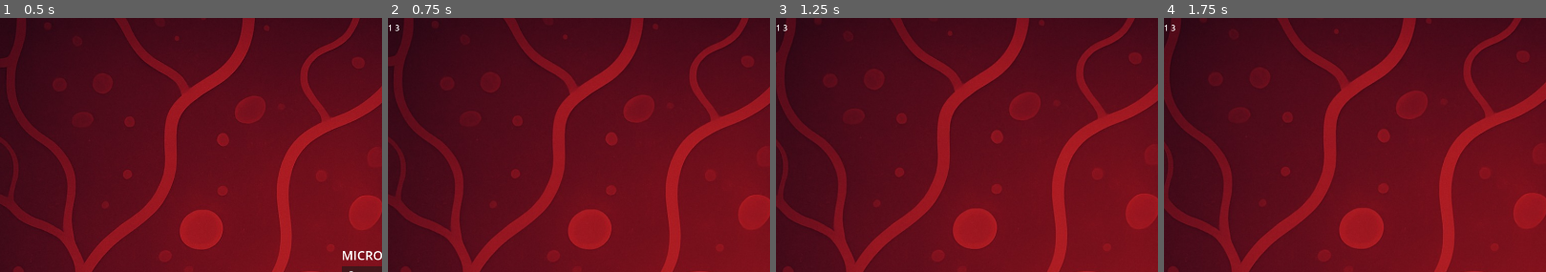
Above: before the commit, frames 1-4 (left to right).
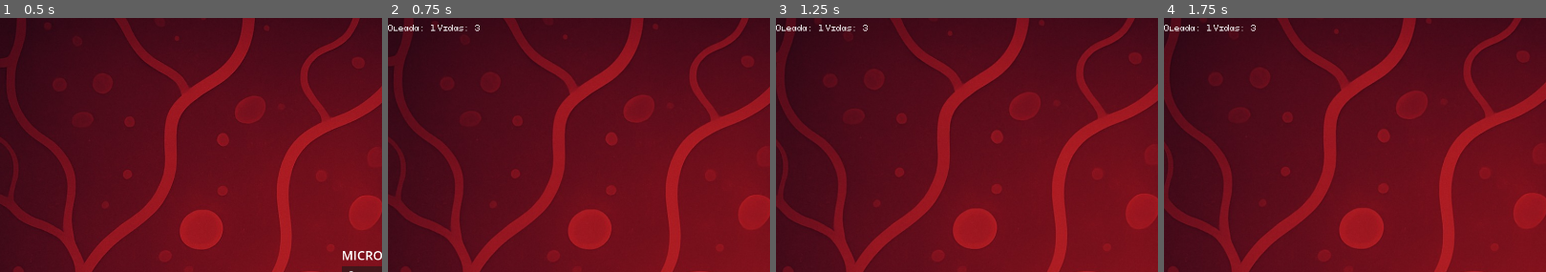
Above: after the commit, the same moments.

Repository: nsaav583/micro-virus-game
Game: Godot game, scene res://scenes/main/MainMenu.tscn
Two runs of this game, one before a commit and one after it. Both use one fixed random seed, a clock stepped at 60 frames per second and the inputs below.
Inputs:
- Up to frame 1 (0.5 s): no input
- Up to frame 2 (0.75 s): click "Comenzar a jugar" at 0.5 s
- Up to frame 3 (1.25 s): no input
- Up to frame 4 (1.75 s): hold D (move_right) from 1.28 s (still down); hold Space (shoot) from 1.28 s (still down)
The pictures show only the part of the screen within x 0-50%, y 0-50%; the shares and areas given below are measured in that part.

Frame 1 is identical in both runs. In frame 2, 0.3% of the frame differs, in the area x 0-24%, y 2-6%; in frame 3, 0.3%; in frame 4, 0.3%.

Commit message:
fonts y nuevos sprites

Diff:
--- a/scenes/enemy/scripts/HordeSpawner.gd
+++ b/scenes/enemy/scripts/HordeSpawner.gd
@@ -1,18 +1,18 @@
 extends Node
 
 @export var virus_scene: PackedScene = preload("res://scenes/enemy/Virus.tscn")
-
 @export var enemies_per_wave: int = 3
 @export var wave_increase: int = 2
 @export var spawn_delay: float = 0.4
 @export var max_enemies_alive: int = 15
-
 
 var current_wave: int = 1
 var enemies_spawned: int = 0
 var enemies_alive: int = 0
 var can_spawn: bool = false
 var spawning: bool = false
+
+signal wave_started(wave_number: int)
 
 func _ready():
 	start_wave()
@@ -23,6 +23,7 @@
 	enemies_alive = 0
 	can_spawn = true
 	spawning = true
+	emit_signal("wave_started", current_wave)
 
 func _process(delta):
 	if spawning and can_spawn:
--- a/scenes/main/HUD.tscn
+++ b/scenes/main/HUD.tscn
@@ -1,6 +1,7 @@
-[gd_scene load_steps=2 format=3 uid="uid://c2yr8tmsidu8v"]
+[gd_scene load_steps=3 format=3 uid="uid://c2yr8tmsidu8v"]
 
 [ext_resource type="Script" uid="uid://bnxbgffnrubuy" path="res://scenes/main/hud.gd" id="1_gwv7x"]
+[ext_resource type="FontFile" uid="uid://dd6eptaayoqpa" path="res://assets/fonts/PixeloidMono.otf" id="2_rycl0"]
 
 [node name="HUD" type="CanvasLayer"]
 script = ExtResource("1_gwv7x")
@@ -14,8 +15,10 @@
 
 [node name="LabelWave" type="Label" parent="MarginContainer/HBoxContainer"]
 layout_mode = 2
-text = "1"
+theme_override_fonts/font = ExtResource("2_rycl0")
+text = "Oleada: 1"
 
 [node name="LabelLives" type="Label" parent="MarginContainer/HBoxContainer"]
 layout_mode = 2
-text = "3"
+theme_override_fonts/font = ExtResource("2_rycl0")
+text = "Vidas: 3"
Binary file added: assets/fonts/PixeloidMono.otf
Not shown, added: assets/fonts/PixeloidMono.otf.import
